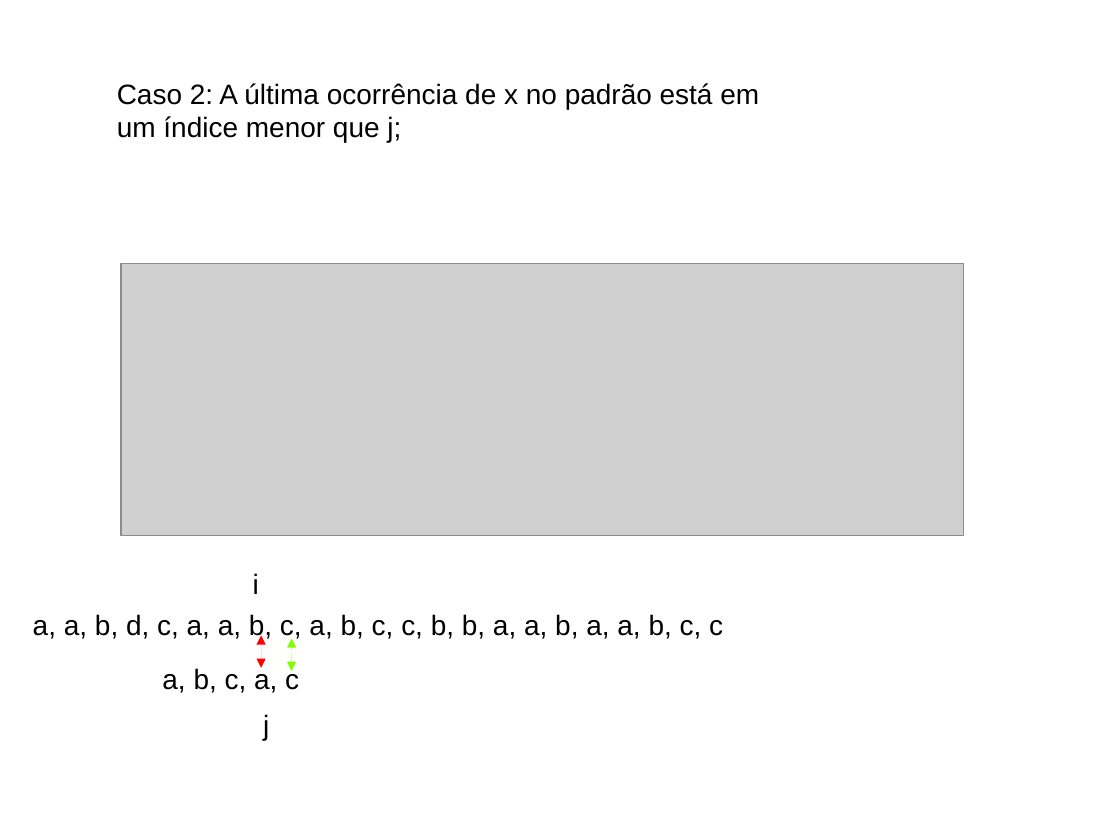
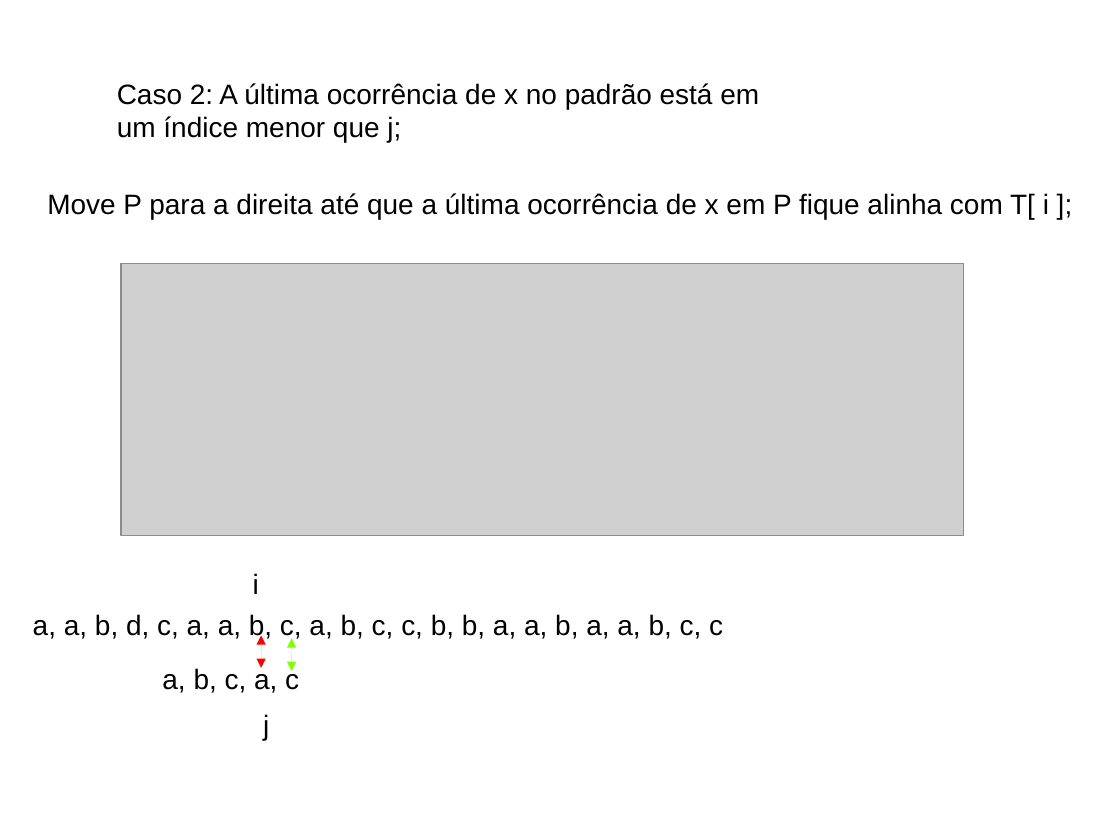
Before and after one commit to BartoAlheiros/Projeto-PAA, a slide deck: slide 18 of PAA 2a Oficina.pptx (slide 16 before the commit). Drawn at 1120x840 pixels with LibreOffice and Linux fonts; fonts in the diff are those of the drawing; grey boxes stand for pictures; background and template pictures are left out. Boxes give left, top, right and bottom in pixels: in the first picture for what was removed or moved away, otherwise in the second. Text is boxed around its words. In the diff, an @@ line names an element or a change of style, - is before the commit and + after.

```diff
--- a/PAA 2a Oficina.pptx
+++ b/PAA 2a Oficina.pptx
@@ text added at bbox=[47, 193, 1049, 219], 18 pt, text #000000 @@
+Move P para a direita até que a última ocorrência de x em P fique alinha com T[ i ];
```
Also in this commit, not shown: 11 other slides changed, 3 slides added, 1 slide removed, 4 other files.
